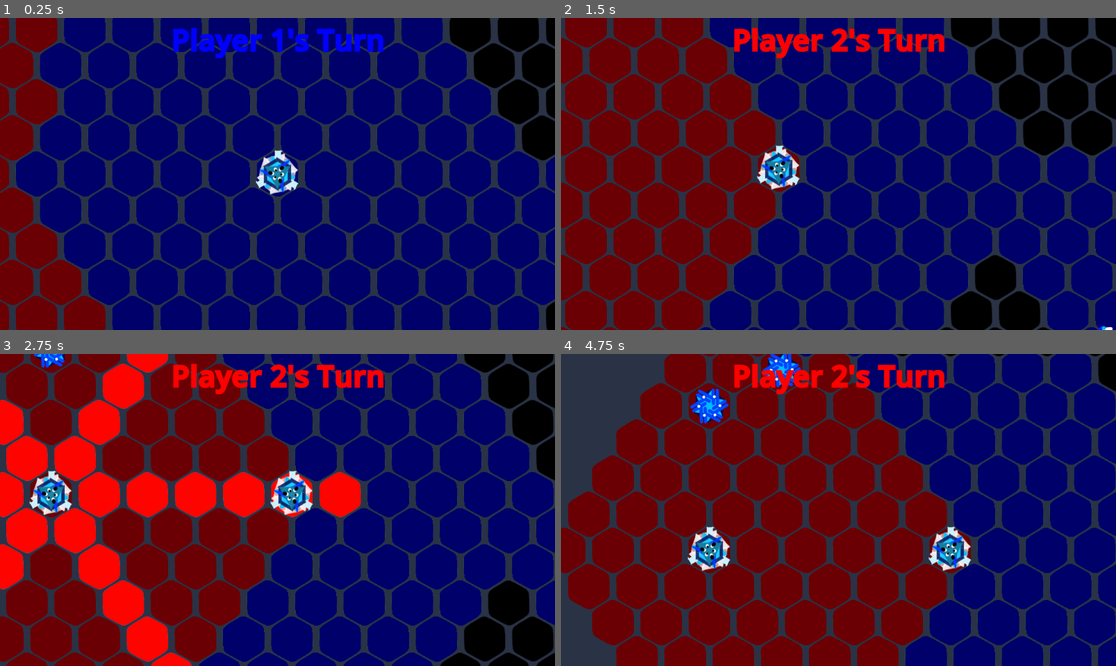
Above: before the commit, frames 1-4 (two rows, left to right).
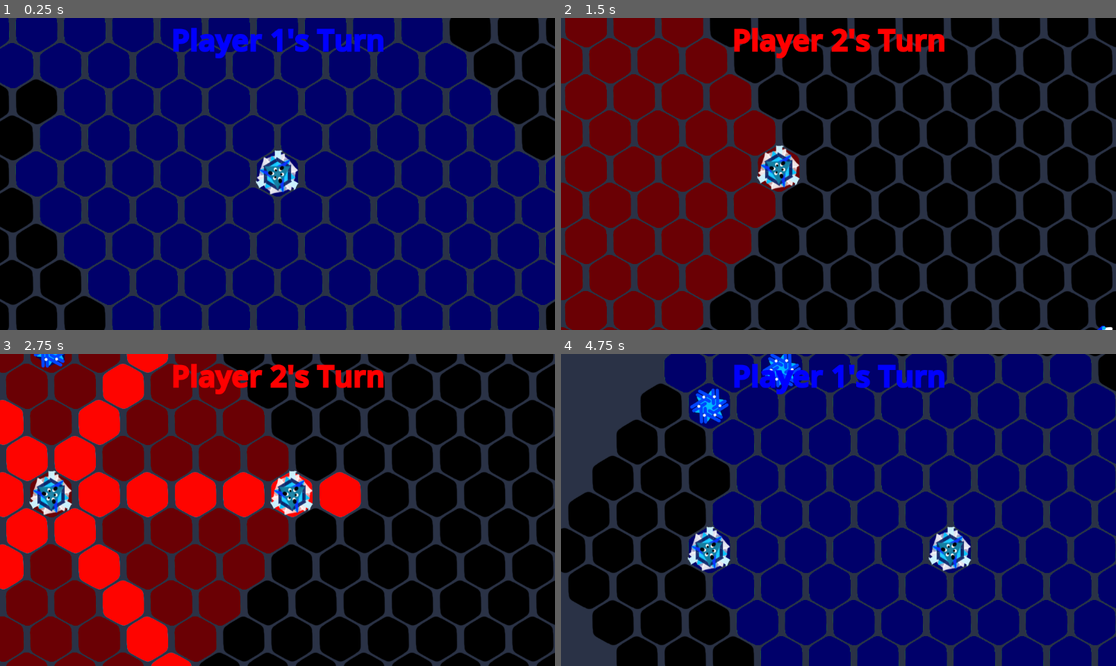
Above: after the commit, the same moments.

Repository: petesamerson/V-s-on
Game: Godot game, scene res://base_scene.tscn
Two runs of this game, one before a commit and one after it. Both use one fixed random seed, a clock stepped at 60 frames per second and the inputs below.
Inputs (mouse positions are in pixels of both pictures, inside the frame that each line leads up to):
- Up to frame 1 (0.25 s): no input
- Up to frame 2 (1.5 s): tap Enter at 0.5 s; drag from (838, 174) to (894, 105) at 0.52 s; tap Space at 1.25 s; drag from (727, 189) to (838, 174) at 1.27 s
- Up to frame 3 (2.75 s): tap Enter at 2 s; move the mouse to (49, 494) at 2.02 s; click (49, 494) at 2.17 s
- Up to frame 4 (4.75 s): tap Space at 2.75, 4.25 s; drag from (810, 572) to (610, 494) at 2.77 s; tap Enter at 3.5 s; drag from (966, 597) to (655, 416) at 3.52 s; drag from (672, 463) to (966, 597) at 4.27 s

The runs differ from the first frame. In frame 1, 8.3% of the frame differs, in the area x 0-20%, y 0-100%; in frame 2, 44%; in frame 3, 37%; in frame 4, 48%, in the area x 0-74%, y 0-100%.

Commit message:
Update Turn Math

Diff:
--- a/HopPiece.gd
+++ b/HopPiece.gd
@@ -36,9 +36,11 @@
 		else:
 			board.set_cell(cell,Tiles.DARK_BLUE, Vector2i(0,0))
 
-	board.update_all_piece_vision([self])
+	# board.update_all_piece_vision([self])
 
 
+func end_turn():
+	board.end_turn()
 
 
 func on_clicked() -> void:
--- a/TowerRotatePiece.gd
+++ b/TowerRotatePiece.gd
@@ -48,6 +48,9 @@
 		else:
 			board.set_cell(cell,Tiles.DARK_BLUE, Vector2i(0,0))
 
+	end_turn()
+
+func end_turn():
 	board.update_all_piece_vision([self])
 
 
--- a/board.gd
+++ b/board.gd
@@ -10,6 +10,8 @@
 var board_center = Vector2i(10, 10)
 var board_size = 10
 var board_tiles: Array[Vector2i] = []
+var turn = 1
+var current_player: int = 1
 
 
 # Called when the node enters the scene tree for the first time.
@@ -57,6 +59,7 @@
 		timer = 0.0
 		# animate_board()
 
+@onready var player_pieces = [[],[]]
 @onready var pieces_container = $Pieces
 @onready var tilemap_layer = $TileMapLayer
 @export var piece_scene: PackedScene
@@ -84,9 +87,14 @@
 		Vector2i(5,5),
 		self
 	)
-
+	for p in pieces_container.get_children():
+		p.owned_player = 1
+		player_pieces[0].append(p)
+
+	var player2_pieces:Array[Piece] = []
 	var hop_piece_red := hop_piece_scene.instantiate() as HopPiece
 	hop_piece_red.owned_player = 2
+	player2_pieces.append(hop_piece_red)
 	pieces_container.add_child(hop_piece_red)
 	hop_piece_red.setup(
 		Vector2i(3,6),
@@ -95,20 +103,37 @@
 
 	var piece_red := piece_scene.instantiate() as Piece
 	piece_red.owned_player = 2
+	player2_pieces.append(piece_red)
 	pieces_container.add_child(piece_red)
 	piece_red.setup(
 		Vector2i(3,10),
 		self
 	)
 
-
+	for p in player2_pieces:
+		player_pieces[1].append(p)
 
 		# piece.set_board_position(pos, tilemap)
+	update_all_piece_vision()
 
 func update_all_piece_vision(excluded_pieces: Array[Piece] = []):
-	for p in pieces_container.get_children():
-		if(!excluded_pieces.has(p)):
-			p.draw_current_vision()
+	clear_board()
+	print(player_pieces)
+	if(current_player == 1):
+		for p in player_pieces[0]:
+			if(!excluded_pieces.has(p)):
+				print("updating vision for player 1")
+				p.draw_current_vision()
+	else:
+		for p in player_pieces[1]:
+			if(!excluded_pieces.has(p)):
+				print("updating vision for player 2")
+				p.draw_current_vision()
+
+func clear_board():
+	for c in board_tiles:
+		set_cell(c, Tiles.BLACK, Vector2i(0,0))
+
 
 func deselect_all_pieces(excluded_pieces: Array[Piece] = []):
 	for p in pieces_container.get_children():
@@ -116,11 +141,10 @@
 			# print(["excluded_log", self.local_to_map(p.position)])
 			p.selected = false
 
-var current_player: int = 1
-
 func end_turn():
 	current_player = 2 if current_player == 1 else 1
 	update_turn_text()
+	update_all_piece_vision()
 
 var cur_ani_x = 0
 var cur_ani_y = 0
--- a/piece.gd
+++ b/piece.gd
@@ -67,7 +67,8 @@
 		else:
 			board.set_cell(cell,Tiles.DARK_BLUE, Vector2i(0,0))
 
-	board.update_all_piece_vision([self])
+func end_turn():
+	board.end_turn()
 
 func draw_current_vision():
 	for cell in cur_vision:
@@ -160,7 +161,7 @@
 			cur_moves = []
 
 		draw_vision_change()
-		board.end_turn()
+		end_turn()
 
 		# #debug
 		# print("Lines Arrive")
